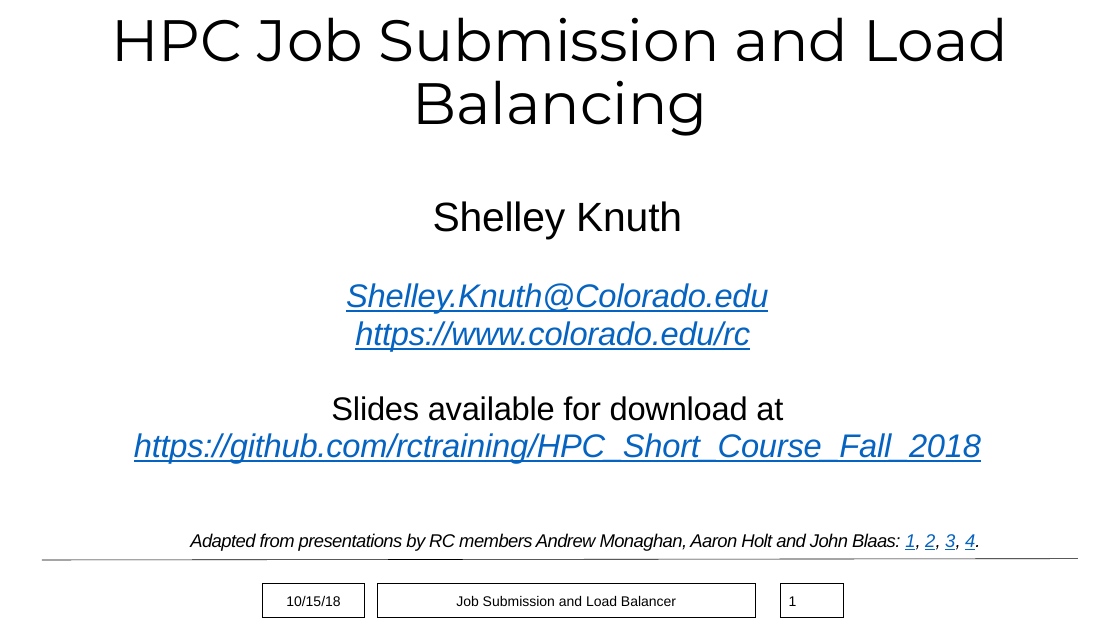
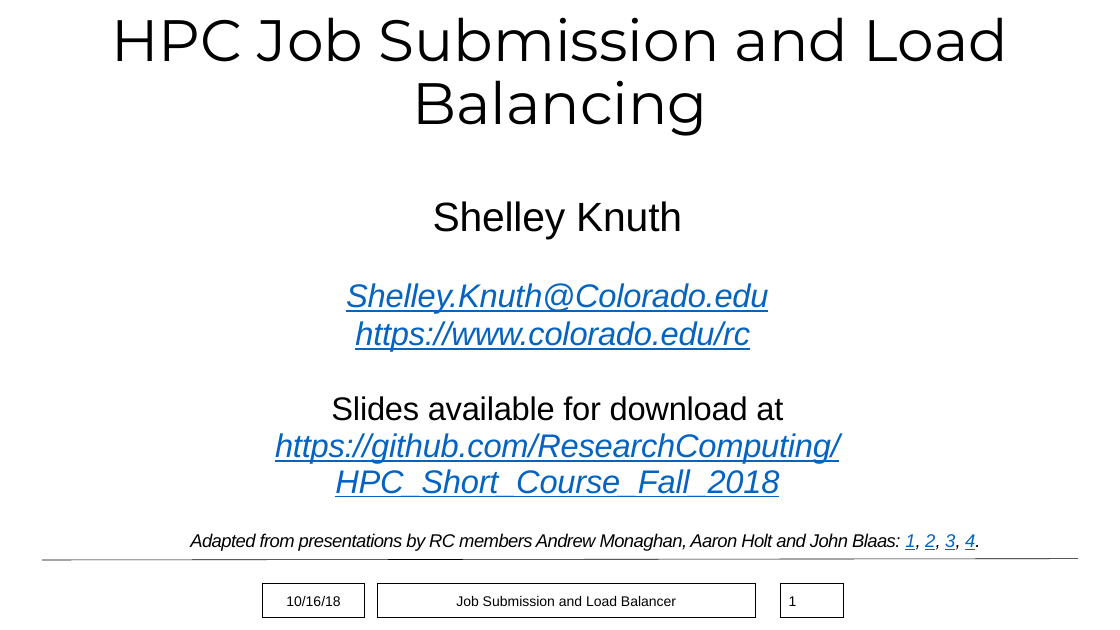
Before and after one commit to monaghaa/HPC_Short_Course_Fall_2018, a slide deck: slide 1 of Job_Submission/hpc_job_submission_Fall2018.pptx. Drawn at 1120x630 pixels with LibreOffice and Linux fonts; fonts in the diff are those of the drawing; background and template pictures are left out. Boxes give left, top, right and bottom in pixels: in the first picture for what was removed or moved away, otherwise in the second. Text is boxed around its words. In the diff, an @@ line names an element or a change of style, - is before the commit and + after.

Commit message:
Updated PPT for typos

```diff
--- a/Job_Submission/hpc_job_submission_Fall2018.pptx
+++ b/Job_Submission/hpc_job_submission_Fall2018.pptx
@@ text at (275, 433, 840, 497): text changed @@
-https://github.com/rctraining/HPC_Short_Course_Fall_2018
+https://github.com/ResearchComputing/HPC_Short_Course_Fall_2018
@@ text in rectangle at (286, 596, 340, 606): text changed @@
-10/15/18
+10/16/18
```
Also in this commit, not shown: 26 other slides changed.
